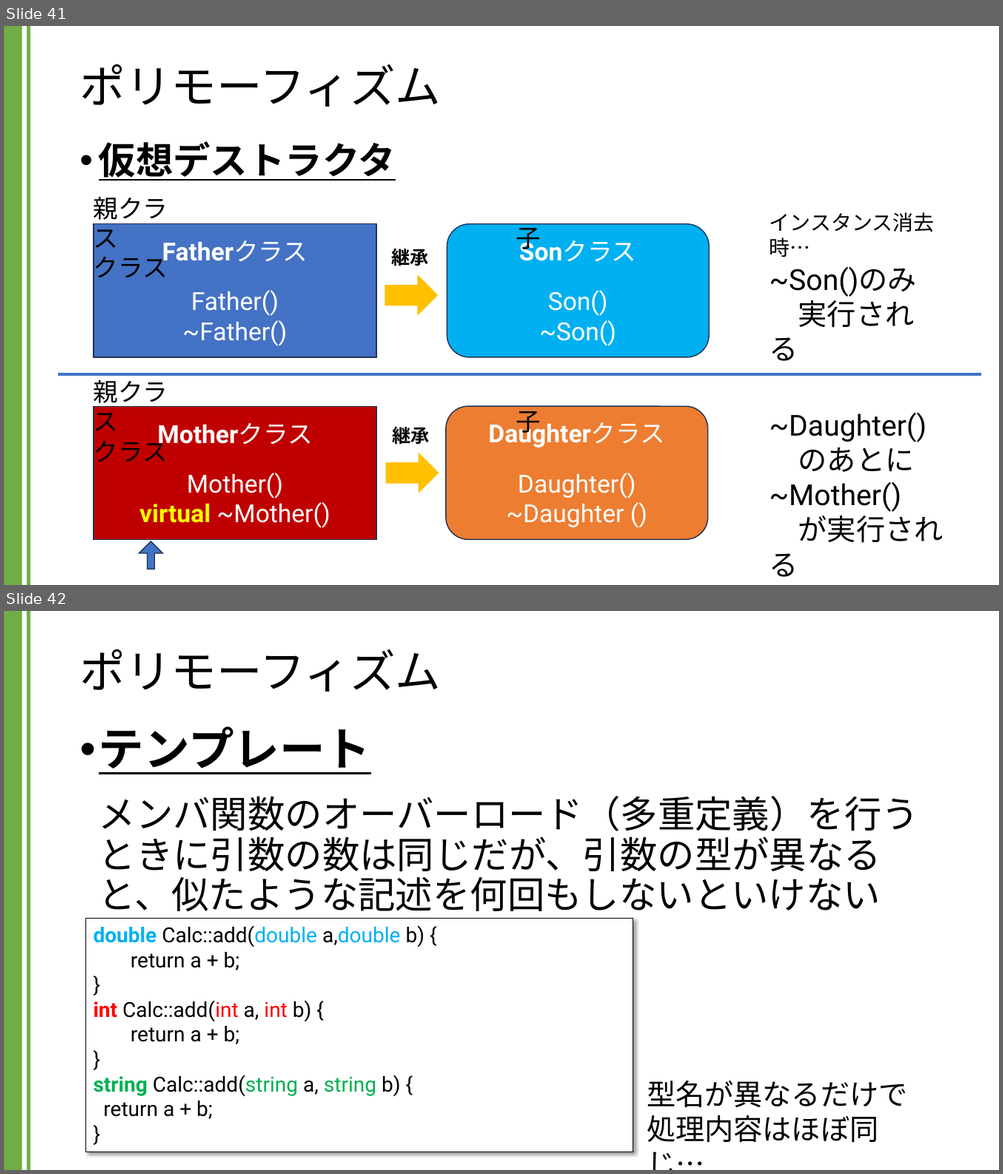
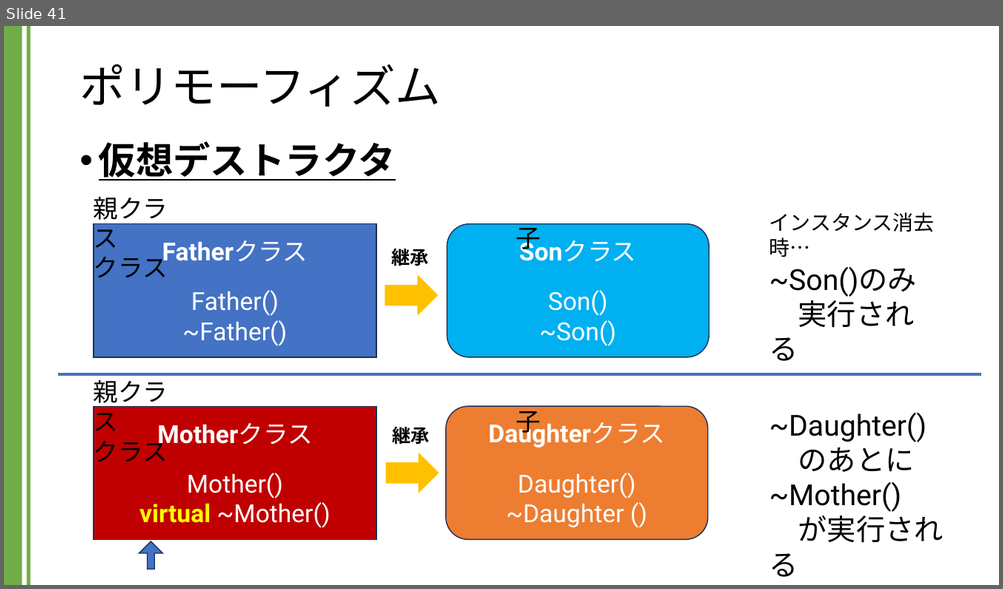
Before and after one commit to kic-murata/cpp2024, a slide deck: 授業資料/講義資料：継承とポリモーフィズム.pptx. Shown one above the other, each under a label of ours: slides 41 and 42 before the commit, slide 41 after it. The pictures are 1003x1174 and 1003x589 pixels, drawn with LibreOffice and Linux fonts; fonts in the diff are those of the drawing. Boxes give left, top, right and bottom in pixels: in the first picture for what was removed or moved away, otherwise in the second. Text is boxed around its words. In the diff, an @@ line names an element or a change of style, - is before the commit and + after.

```diff
--- a/授業資料/講義資料：継承とポリモーフィズム.pptx
+++ b/授業資料/講義資料：継承とポリモーフィズム.pptx
@@ slide 42 removed at [4,611,999,1170], background #FFFFFF; not listed: 2 template elements that a slide beside it also shows @@
@@ title removed at [79,649,441,692] @@
-ポリモーフィズム
@@ text removed at [99,726,919,911] @@
-• テンプレート
-  メンバ関数のオーバーロード（多重定義）を行う
-  ときに引数の数は同じだが、引数の型が異なる
-  と、似たような記述を何回もしないといけない
@@ rectangle removed at [86,918,633,1152] @@
-double Calc::add(double a,double b) {
-return a + b;
-}
-int Calc::add(int a, int b) {
-return a + b;
-}
-string Calc::add(string a, string b) {
-return a + b;
-}
@@ text removed at [646,1081,907,1143] @@
-型名が異なるだけで
-処理内容はほぼ同じ…
```
Also in this commit, not shown: 10 other slides removed, 2 other files.
